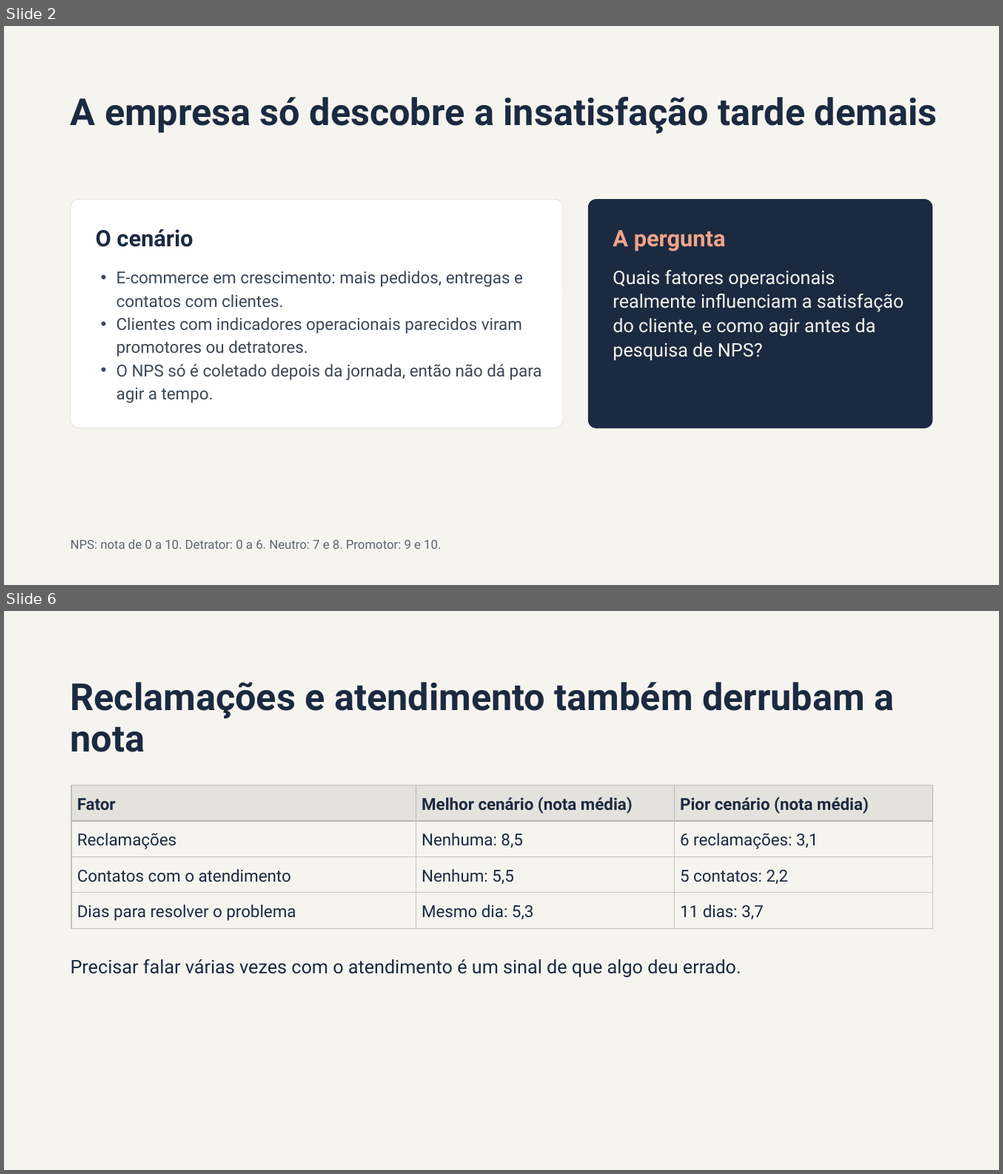
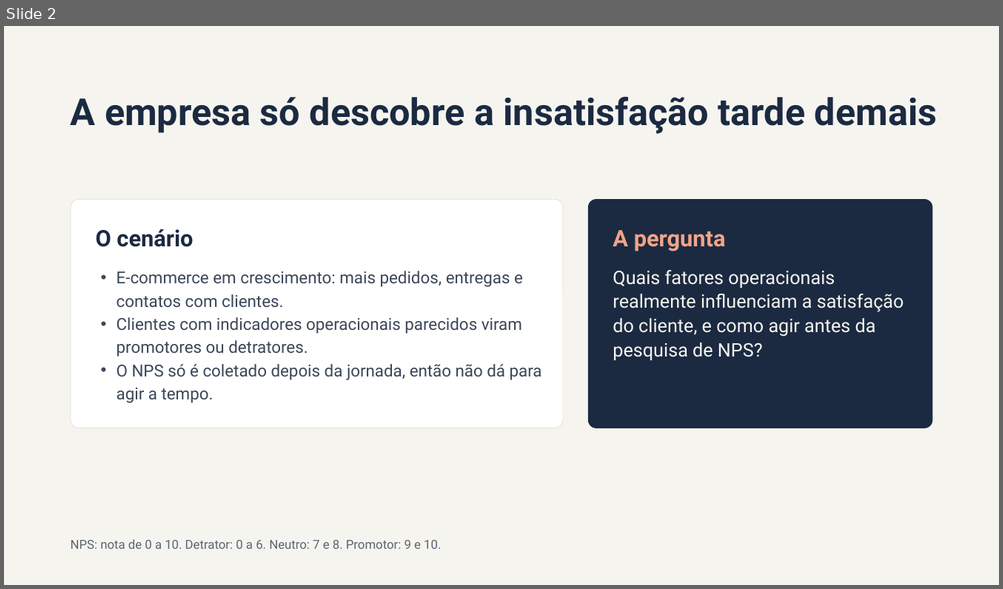
Before and after one commit to ViviNeris/Cases-fiap-IAScientist, a slide deck: fase-1/tech-challenge-nps/reports/NPS o que faz o cliente virar detrator.pptx. Shown one above the other, each under a label of ours: slides 2 and 6 before the commit, slide 2 after it; the slides between them are not shown. The pictures are 1003x1174 and 1003x589 pixels, drawn with LibreOffice and Linux fonts; fonts in the diff are those of the drawing. Boxes give left, top, right and bottom in pixels: in the first picture for what was removed or moved away, otherwise in the second. Text is boxed around its words. In the diff, an @@ line names an element or a change of style, - is before the commit and + after.

```diff
--- a/fase-1/tech-challenge-nps/reports/NPS o que faz o cliente virar detrator.pptx
+++ b/fase-1/tech-challenge-nps/reports/NPS o que faz o cliente virar detrator.pptx
@@ slide 6 removed at [4,611,999,1170], background #F6F4EF @@
@@ title removed at [71,682,893,752] @@
-Reclamações e atendimento também derrubam a nota
@@ table removed at [71,786,932,929], 4 rows, 3 columns @@
-Fator | Melhor cenário (nota média) | Pior cenário (nota média)
-Reclamações | Nenhuma: 8,5 | 6 reclamações: 3,1
-Contatos com o atendimento | Nenhum: 5,5 | 5 contatos: 2,2
-Dias para resolver o problema | Mesmo dia: 5,3 | 11 dias: 3,7
@@ text removed at [71,960,741,978] @@
-Precisar falar várias vezes com o atendimento é um sinal de que algo deu errado.
```
Also in this commit, not shown: 4 slides changed, 1 slide added, 4 other slides removed.
